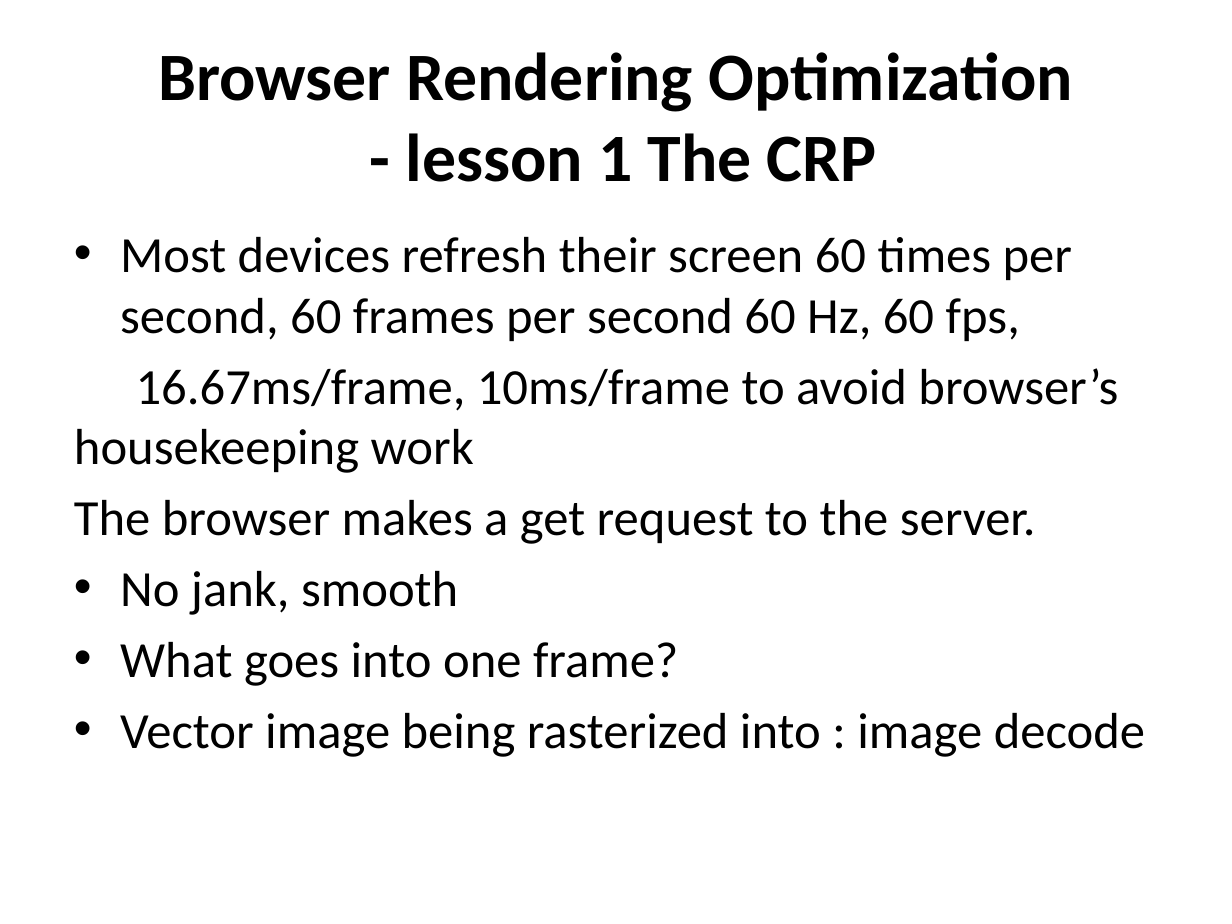
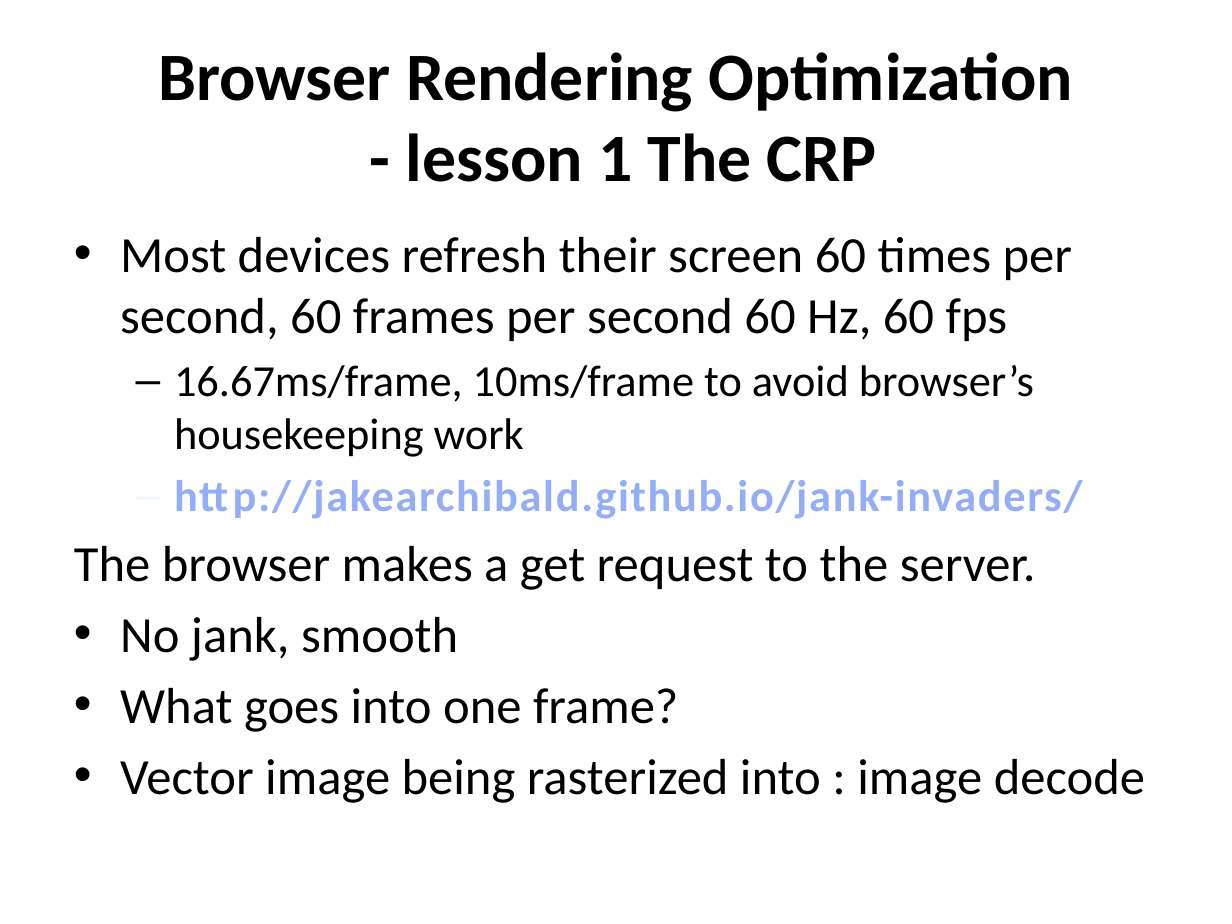
Before and after one commit to canaantt/canaantt.github.io, a slide deck: slide 10 of FE_P4/Techie_0224.pptx. Drawn at 1232x924 pixels with LibreOffice and Linux fonts; fonts in the diff are those of the drawing. Boxes give left, top, right and bottom in pixels: in the first picture for what was removed or moved away, otherwise in the second. Text is boxed around its words. In the diff, an @@ line names an element or a change of style, - is before the commit and + after.

```diff
--- a/FE_P4/Techie_0224.pptx
+++ b/FE_P4/Techie_0224.pptx
@@ text at <box>120,237,1072,341</box>: text changed @@
-• Most devices refresh their screen 60 times per second, 60 frames per second 60 Hz, 60 fps,
+• Most devices refresh their screen 60 times per second, 60 frames per second 60 Hz, 60 fps
@@ text at <box>174,365,1034,457</box>: size 29.6 to 25.9 pt in "16.67ms/frame, 10ms/frame to avoid browser’s housekeeping wo ..."; bullet none to –; list level 1 to 2 in "16.67ms/frame, 10ms/frame to avoid browser’s ..." @@
@@ text at <box>233,480,1083,519</box>: paragraph added @@
+  – http://jakearchibald.github.io/jank-invaders/
```
Also in this commit, not shown: 6 other slides changed.
